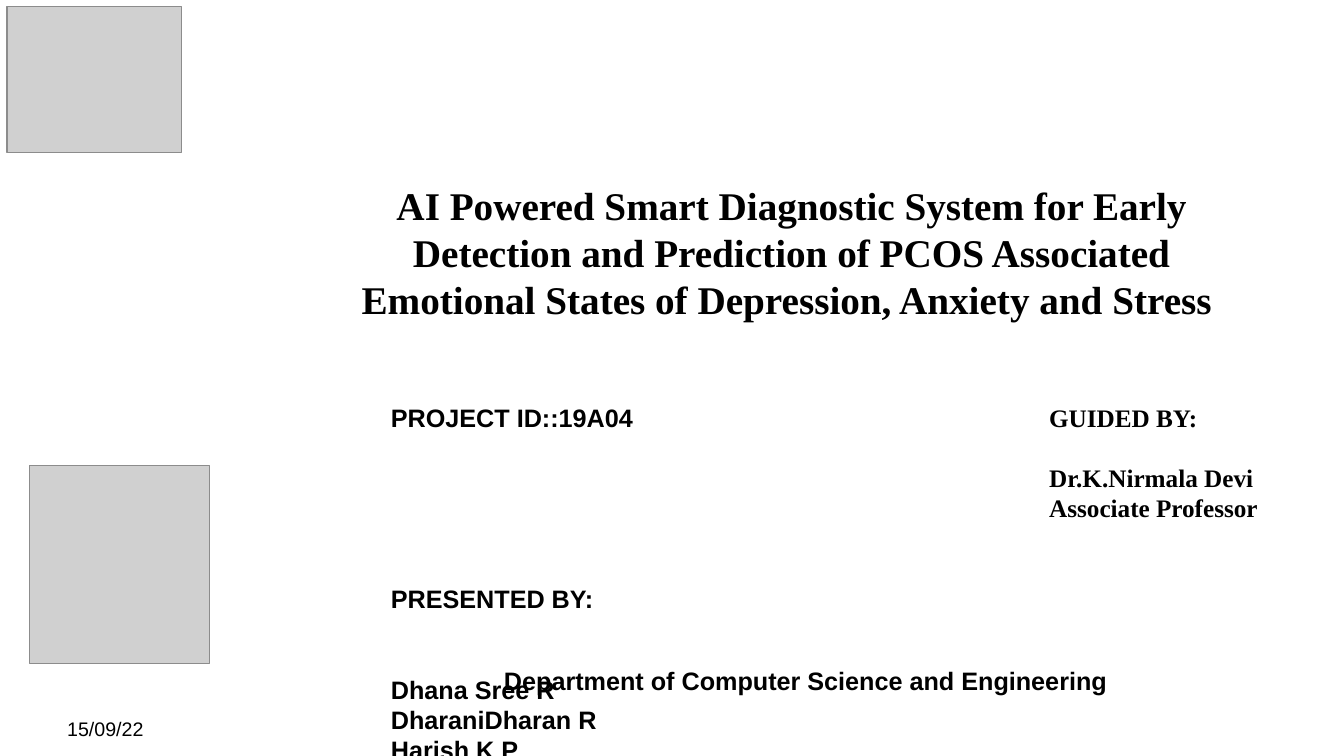
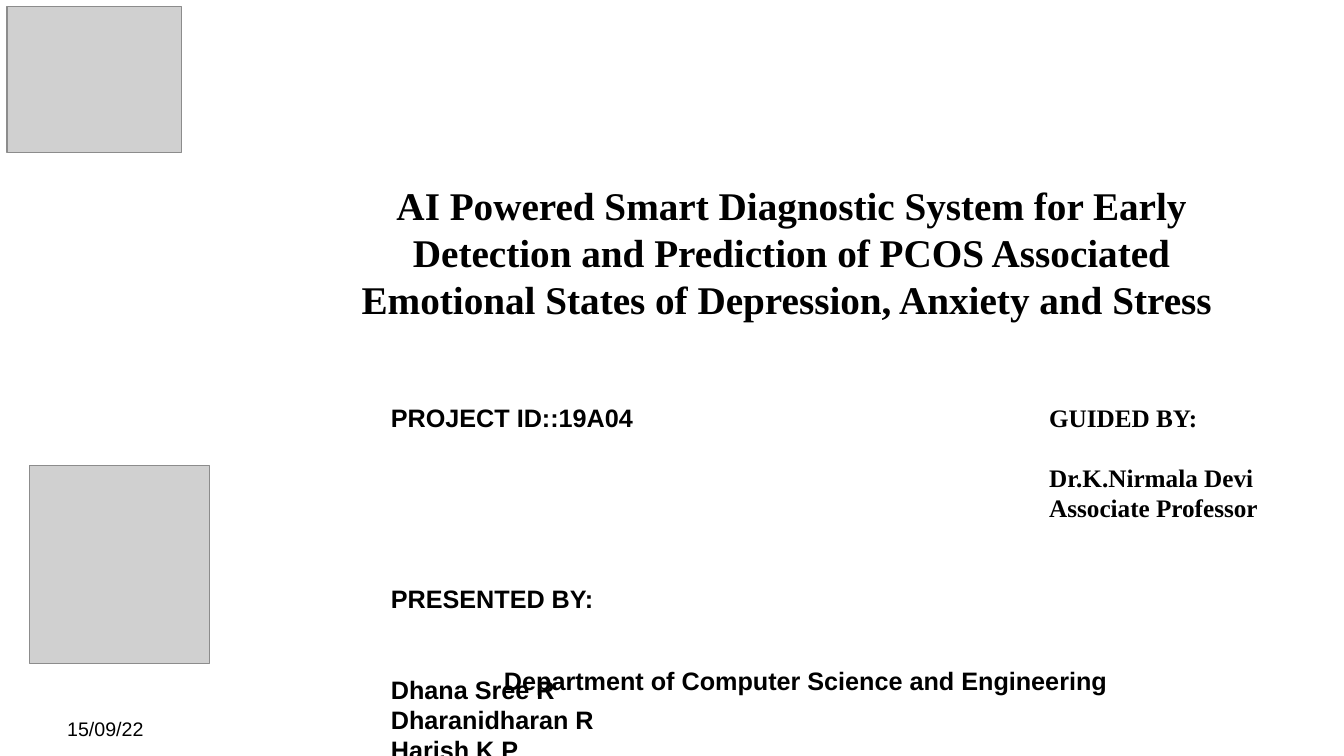
Before and after one commit to harish650/pcos-research-paper, a slide deck: slide 1 of Review1.pptx. Drawn at 1344x756 pixels with LibreOffice and Linux fonts; fonts in the diff are those of the drawing; grey boxes stand for pictures; background and template pictures are left out. Boxes give left, top, right and bottom in pixels: in the first picture for what was removed or moved away, otherwise in the second. Text is boxed around its words. In the diff, an @@ line names an element or a change of style, - is before the commit and + after.

```diff
--- a/Review1.pptx
+++ b/Review1.pptx
@@ text at [391, 710, 593, 730]: text changed @@
-DharaniDharan R
+Dharanidharan R
```
Also in this commit, not shown: 9 other slides changed, 1 other file.
